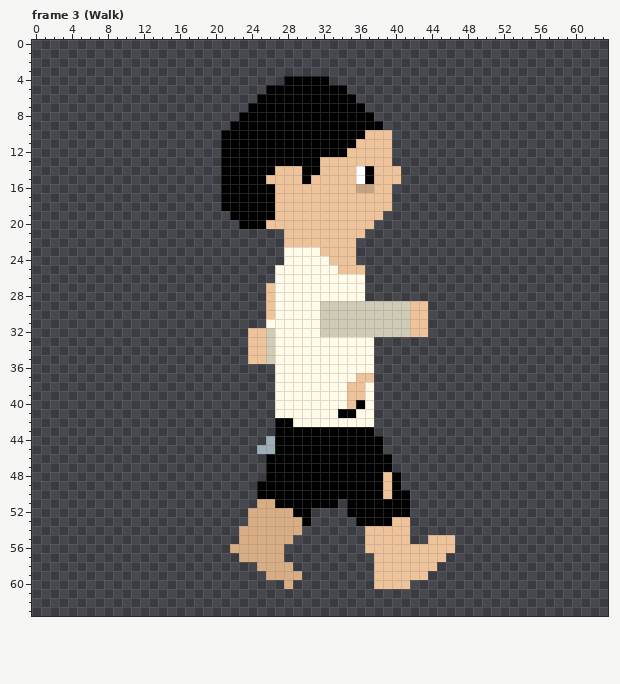
Pixel-art file: assets/personajes/protagonista.aseprite. Above: the version before the commit.
64x64 pixels, 21 frames. Colours within 5 levels of each other are drawn and written as one. Shown: frame 3 (Walk). The commit also changed other frames, which this record leaves out.
Now the later version:
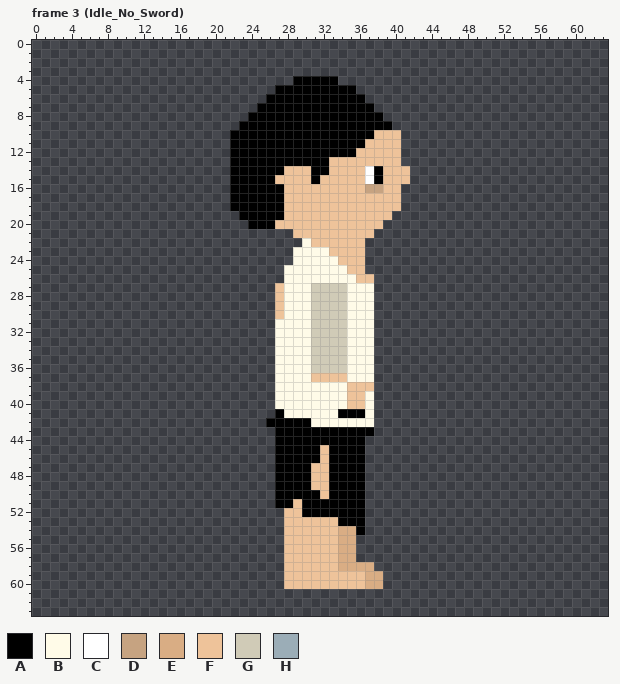
Palette (. is transparent): A #000000  B #fffbe8  C #ffffff  D #c6a381  E #d9ad84  F #eec39a  G #d0cbb7  H #9badb7
The exact change:
--- frame 3 (Idle_No_Sword)
@@ x 19..48 @@
  3 ..............................
- 4 .........AAAAA................
- 5 .......AAAAAAAAA..............
- 6 ......AAAAAAAAAAA.............
- 7 .....AAAAAAAAAAAAA............
- 8 ....AAAAAAAAAAAAAAA...........
- 9 ...AAAAAAAAAAAAAAAAA..........
-10 ..AAAAAAAAAAAAAAAAFFF.........
-11 ..AAAAAAAAAAAAAAAFFFF.........
-12 ..AAAAAAAAAAAAAAFFFFF.........
-13 ..AAAAAAAAAAAFFFFFFFF.........
-14 ..AAAAAAFFFAAFFFFCAFFF........
-15 ..AAAAAFFFFAFFFFFCAFFF........
-16 ..AAAAAAFFFFFFFFFDDFF.........
-17 ..AAAAAAFFFFFFFFFFFFF.........
-18 ..AAAAAAFFFFFFFFFFFFF.........
-19 ...AAAAAFFFFFFFFFFFF..........
-20 ....AAAFFFFFFFFFFFF...........
-21 .........FFFFFFFFF............
-22 .........FFFFFFFF.............
-23 .........BBBBFFFF.............
-24 .........BBBBBFFF.............
-25 ........BBBBBBBFFF............
-26 ........BBBBBBBBBB............
-27 .......FBBBBBBBBBB............
-28 .......FBBBBBBBBBB............
-29 .......FBBBBBGGGGGGGGGGFF.....
-30 .......FBBBBBGGGGGGGGGGFF.....
-31 .......BBBBBBGGGGGGGGGGFF.....
-32 .....FFGBBBBBGGGGGGGGGGFF.....
-33 .....FFGBBBBBBBBBBB...........
-34 .....FFGBBBBBBBBBBB...........
-35 .....FFGBBBBBBBBBBB...........
-36 ........BBBBBBBBBBB...........
-37 ........BBBBBBBBBFF...........
-38 ........BBBBBBBBFFB...........
+ 4 ..........AAAAA...............
+ 5 ........AAAAAAAAA.............
+ 6 .......AAAAAAAAAAA............
+ 7 ......AAAAAAAAAAAAA...........
+ 8 .....AAAAAAAAAAAAAAA..........
+ 9 ....AAAAAAAAAAAAAAAAA.........
+10 ...AAAAAAAAAAAAAAAAFFF........
+11 ...AAAAAAAAAAAAAAAFFFF........
+12 ...AAAAAAAAAAAAAAFFFFF........
+13 ...AAAAAAAAAAAFFFFFFFF........
+14 ...AAAAAAFFFAAFFFFCAFFF.......
+15 ...AAAAAFFFFAFFFFFCAFFF.......
+16 ...AAAAAAFFFFFFFFFDDFF........
+17 ...AAAAAAFFFFFFFFFFFFF........
+18 ...AAAAAAFFFFFFFFFFFFF........
+19 ....AAAAAFFFFFFFFFFFF.........
+20 .....AAAFFFFFFFFFFFF..........
+21 ..........FFFFFFFFF...........
+22 ...........BFFFFFF............
+23 ..........BBBBFFFF............
+24 ..........BBBBBFFF............
+25 .........BBBBBBBFF............
+26 .........BBBBBBBBFF...........
+27 ........FBBBGGGGBBB...........
+28 ........FBBBGGGGBBB...........
+29 ........FBBBGGGGBBB...........
+30 ........FBBBGGGGBBB...........
+31 ........BBBBGGGGBBB...........
+32 ........BBBBGGGGBBB...........
+33 ........BBBBGGGGBBB...........
+34 ........BBBBGGGGBBB...........
+35 ........BBBBGGGGBBB...........
+36 ........BBBBGGGGBBB...........
+37 ........BBBBFFFFBBB...........
+38 ........BBBBBBBBFFF...........
 39 ........BBBBBBBBFFB...........
-40 ........BBBBBBBBFAB...........
-41 ........BBBBBBBAABB...........
-42 ........AABBBBBBBBB...........
+40 ........BBBBBBBBFFB...........
+41 ........ABBBBBBAAAB...........
+42 .......AAAAABBBBBBB...........
 43 ........AAAAAAAAAAA...........
-44 .......HAAAAAAAAAAAA..........
-45 ......HHAAAAAAAAAAAA..........
-46 .......AAAAAAAAAAAAAA.........
-47 .......AAAAAAAAAAAAAA.........
-48 .......AAAAAAAAAAAAAFA........
-49 ......AAAAAAAAAAAAAAFA........
-50 ......AAAAAAAAAAAAAAFAA.......
-51 ......EEAAAAAAA.AAAAAAA.......
-52 .....EEEEEAA....AAAAAAA.......
-53 .....EEEEEEA.....AAAAFF.......
-54 ....EEEEEEE.......FFFFF.......
-55 ....EEEEEE........FFFFF..FFF..
-56 ...EEEEEE.........FFFFFFFFFF..
-57 ....EEEEE..........FFFFFFFF...
-58 ......EEEE.........FFFFFFF....
-59 .......EEEE........FFFFFF.....
-60 .........E.........FFFF.......
+44 ........AAAAAAAAAA............
+45 ........AAAAAFAAAA............
+46 ........AAAAAFAAAA............
+47 ........AAAAFFAAAA............
+48 ........AAAAFFAAAA............
+49 ........AAAAFFAAAA............
+50 ........AAAAAFAAAA............
+51 ........AAFAAAAAAA............
+52 .........FFAAAAAAA............
+53 .........FFFFFFAAA............
+54 .........FFFFFFEEA............
+55 .........FFFFFFEE.............
+56 .........FFFFFFEE.............
+57 .........FFFFFFEE.............
+58 .........FFFFFFEEEE...........
+59 .........FFFFFFFFFEE..........
+60 .........FFFFFFFFFEE..........
 61 ..............................
Changed places in both pictures, as pixel boxes (x1, y1, x2, y2):
changed: (221, 76, 455, 589)
